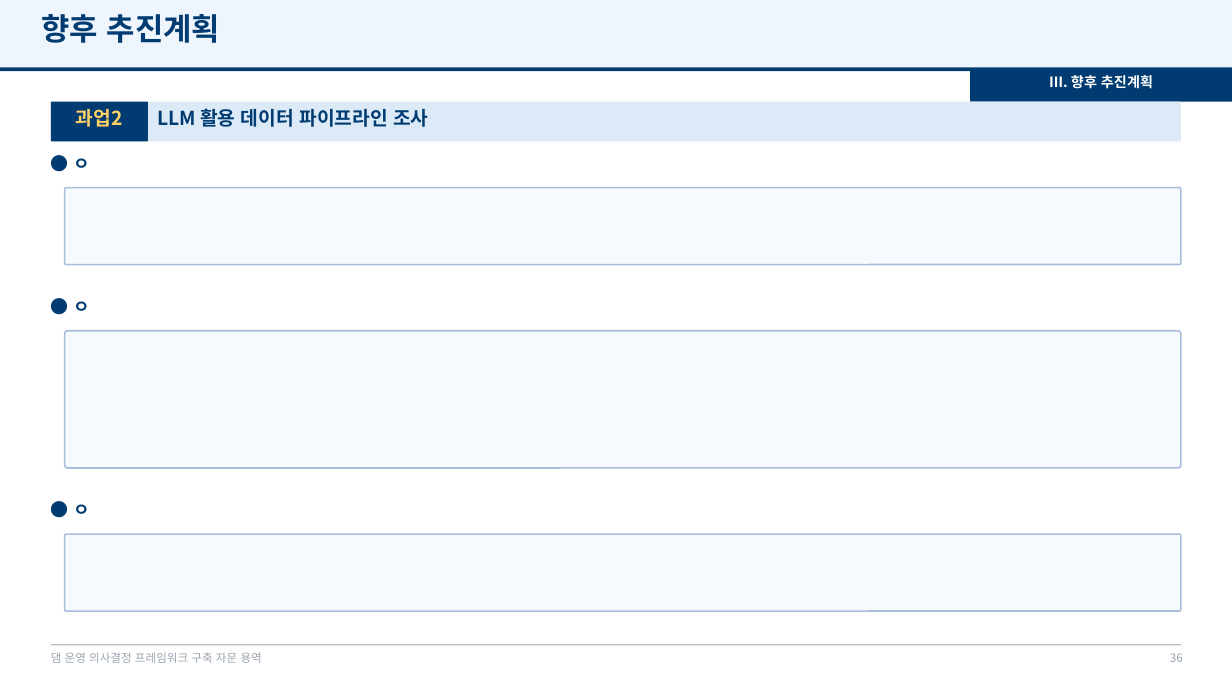
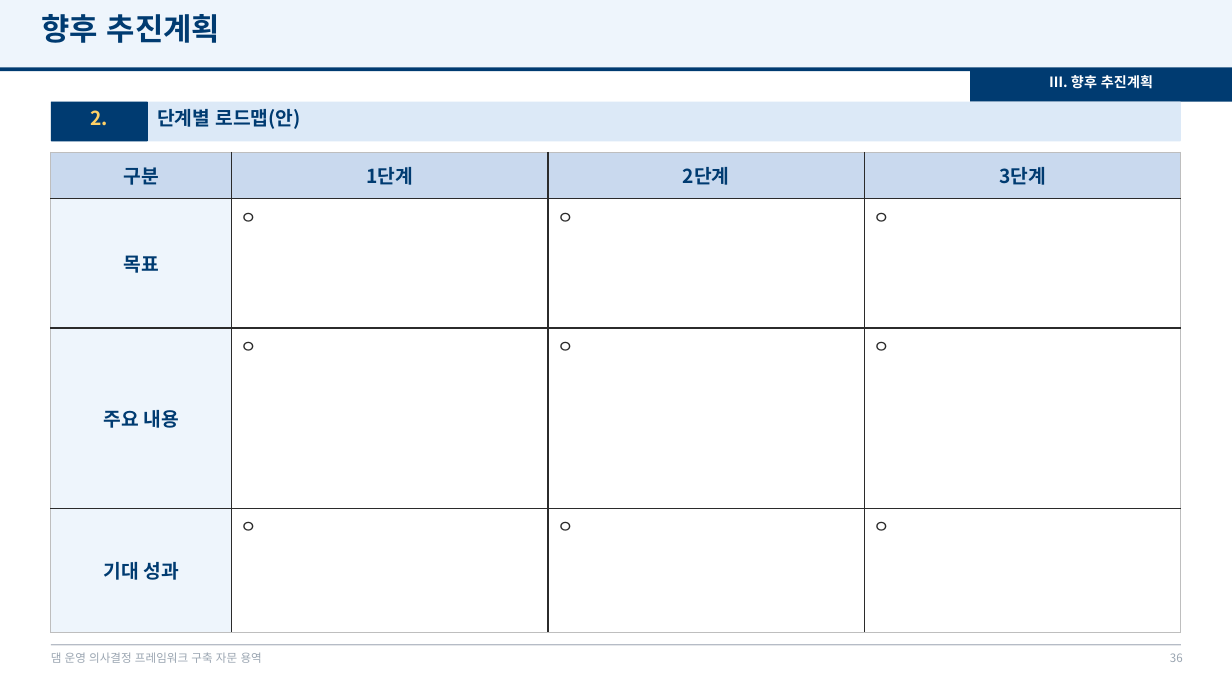
Before and after one commit to mkm1119/KGRAG-LLM, a slide deck: slide 36 of project_khnp/2026.12.09_최종보고회_발표자료_템플릿.pptx. Drawn at 1232x693 pixels with LibreOffice and Linux fonts; fonts in the diff are those of the drawing; background and template pictures are left out. Boxes give left, top, right and bottom in pixels: in the first picture for what was removed or moved away, otherwise in the second. Text is boxed around its words. In the diff, an @@ line names an element or a change of style, - is before the commit and + after.

```diff
--- a/project_khnp/2026.12.09_최종보고회_발표자료_템플릿.pptx
+++ b/project_khnp/2026.12.09_최종보고회_발표자료_템플릿.pptx
@@ text at box(91, 110, 109, 126): text changed @@
-과업2
+2.
@@ text at box(157, 109, 301, 129): text changed @@
-LLM 활용 데이터 파이프라인 조사
+단계별 로드맵(안)
@@ table added at box(51, 152, 1180, 633), 4 rows, 4 columns @@
+구분 | 1단계 | 2단계 | 3단계
+목표 | ㅇ | ㅇ | ㅇ
+주요 내용 | ㅇ | ㅇ | ㅇ
+기대 성과 | ㅇ | ㅇ | ㅇ
@@ text removed at box(74, 158, 91, 168) @@
-● ㅇ
@@ rounded rectangle removed at box(65, 188, 1181, 264) @@
@@ text removed at box(74, 301, 91, 311) @@
-● ㅇ
@@ rounded rectangle removed at box(65, 331, 1181, 469) @@
@@ text removed at box(74, 504, 91, 514) @@
-● ㅇ
@@ rounded rectangle removed at box(65, 534, 1181, 611) @@
```
Also in this commit, not shown: 4 other slides changed, 2 slides removed, 1 other file.
